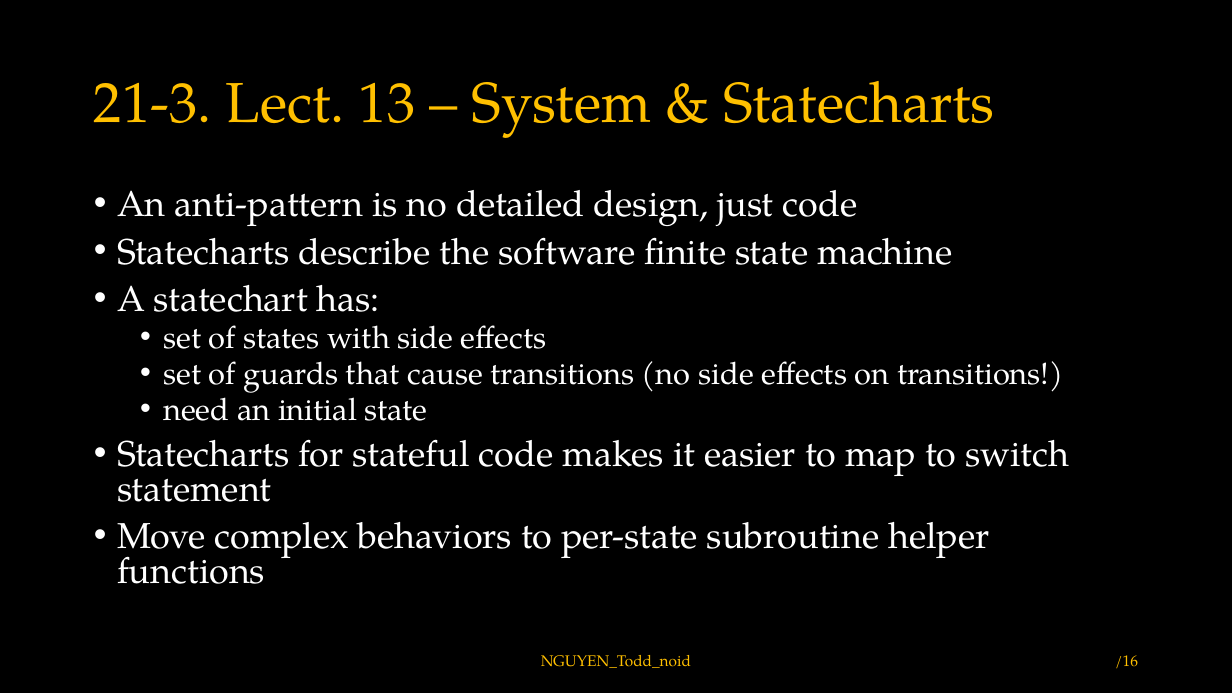
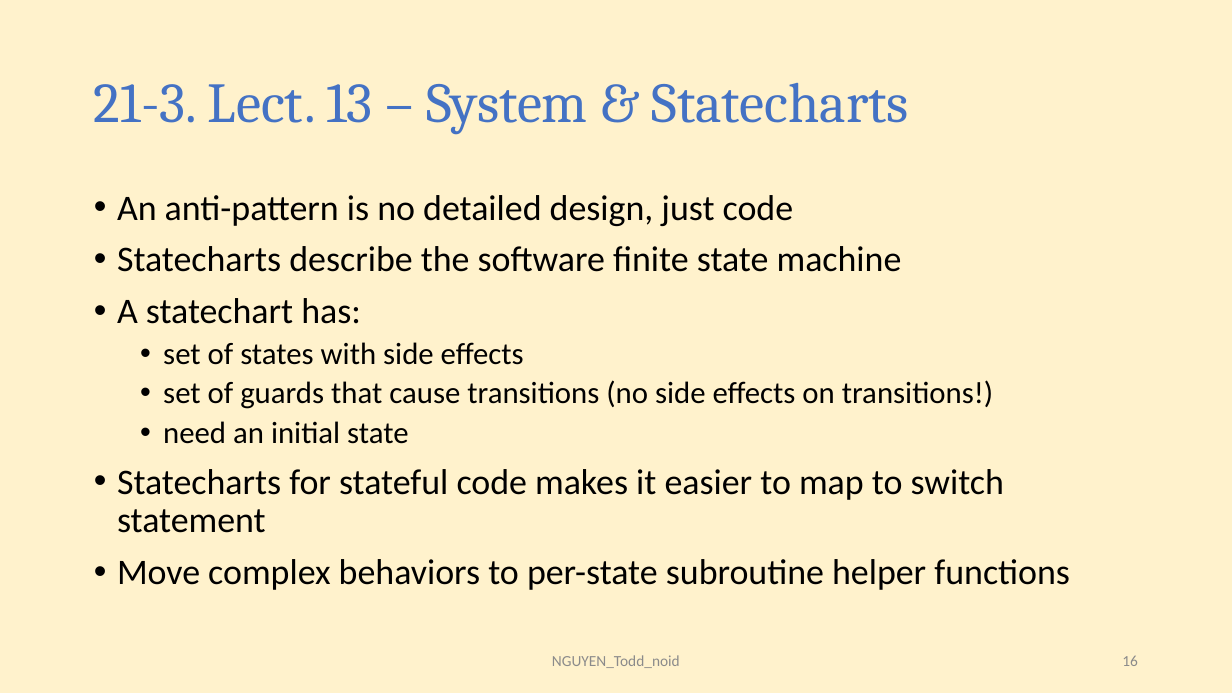
Before and after one commit to toddnguyen-gf/embedded-training, a slide deck: slide 16 of ece-18-642/lec-20-to-24/hw21/HW21_NGUYEN_Todd_noid.pptx. Drawn at 1232x693 pixels with LibreOffice and Linux fonts; fonts in the diff are those of the drawing. Boxes give left, top, right and bottom in pixels: in the first picture for what was removed or moved away, otherwise in the second. Text is boxed around its words. In the diff, an @@ line names an element or a change of style, - is before the commit and + after.

```diff
--- a/ece-18-642/lec-20-to-24/hw21/HW21_NGUYEN_Todd_noid.pptx
+++ b/ece-18-642/lec-20-to-24/hw21/HW21_NGUYEN_Todd_noid.pptx
@@ background #000000 to #FFF2CC @@
@@ title "21-3. Lect. 13 – System ..." at <box>94,83,910,134</box>: font TeX Gyre Pagella to Cambria, text colour #FFC000 to #4472C4 @@
@@ text "An anti-pattern is no detailed ..." at <box>117,195,1070,590</box>: font TeX Gyre Pagella to Calibri, text colour #FFFFFF to #000000; line spacing 0.8 to 0.9 @@
@@ text "NGUYEN_Todd_noid" at <box>552,655,680,668</box>: font TeX Gyre Pagella to Calibri, text colour #FFC000 to #8C8C8C @@
@@ page number at <box>1122,655,1138,666</box>: text changed; font TeX Gyre Pagella to Calibri; text colour #FFC000 to #8C8C8C @@
-/16
+16
```
Also in this commit, not shown: 18 other slides changed, 3 slides added.
